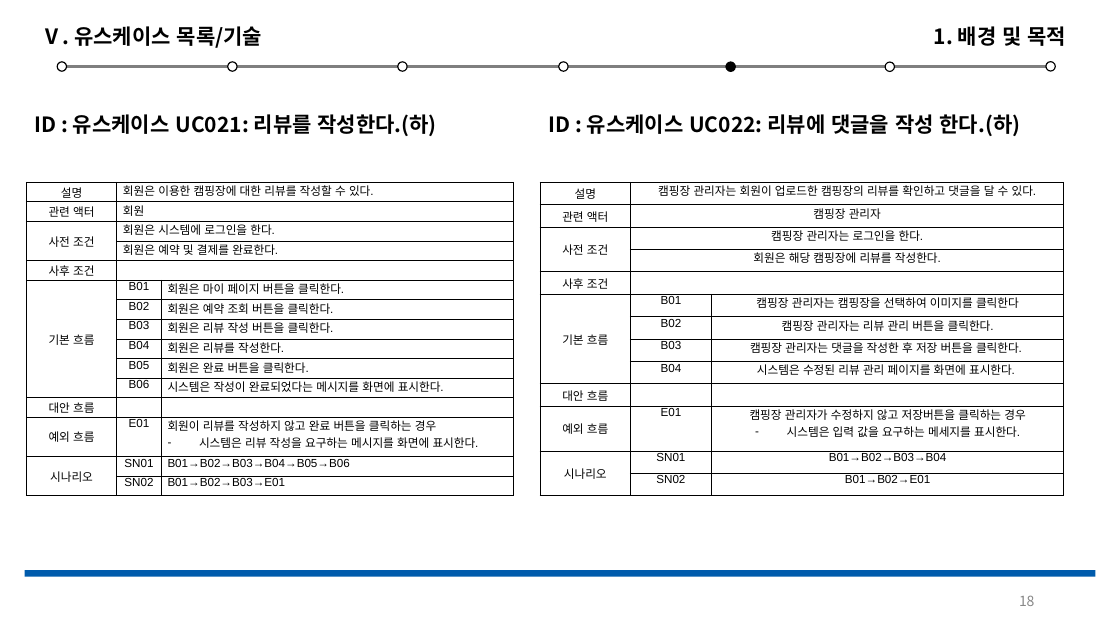
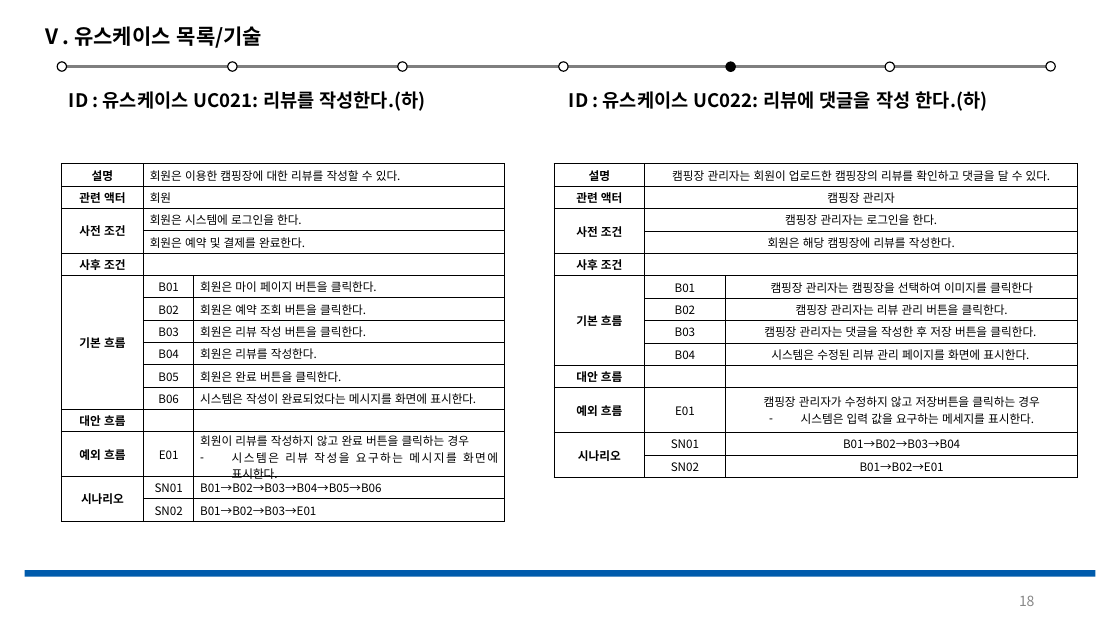
Before and after one commit to Jeeseob/SoftwareEngineering, a slide deck: slide 18 of 소공.pptx. Drawn at 1120x630 pixels with LibreOffice and Linux fonts; fonts in the diff are those of the drawing. Boxes give left, top, right and bottom in pixels: in the first picture for what was removed or moved away, otherwise in the second. Text is boxed around its words. In the diff, an @@ line names an element or a change of style, - is before the commit and + after.

```diff
--- a/소공.pptx
+++ b/소공.pptx
@@ text removed at [934,26,1067,46] @@
-1. 배경 및 목적
@@ text "ID : 유스케이스 UC021: 리뷰를 ..." at [69,91,426,111]: size 18 to 16 pt @@
@@ text "ID : 유스케이스 UC021: 리뷰를 ...": place and size @@
-text "ID : 유스케이스 UC021: 리뷰를 ..." at [35,114,437,136]
+text "ID : 유스케이스 UC021: 리뷰를 ..." at [69,91,426,111]
@@ text "ID : 유스케이스 UC022: 리뷰에 ...": place and size @@
-text "ID : 유스케이스 UC022: 리뷰에 ..." at [548,114,1021,136]
+text "ID : 유스케이스 UC022: 리뷰에 ..." at [569,91,988,111]
@@ text "ID : 유스케이스 UC022: 리뷰에 ..." at [569,91,988,111]: size 18 to 16 pt @@
@@ table at [61,164,505,527] @@
@@ font Arial to Noto Sans CJK KR @@
@@ bold on in "설명", "관련 액터", "사전 조건", "사후 조건" and 4 more places @@
@@ table: place and size @@
-table at [26,182,514,490]
+table at [61,164,505,527]
@@ table at [555,164,1079,477] @@
@@ font Arial to Noto Sans CJK KR @@
@@ bold on in "설명", "관련 액터", "사전 조건", "사후 조건" and 4 more places @@
@@ table: place and size @@
-table at [540,182,1065,487]
+table at [555,164,1079,477]
```
Also in this commit, not shown: 19 other slides changed, 1 slide added, 2 slides removed.
